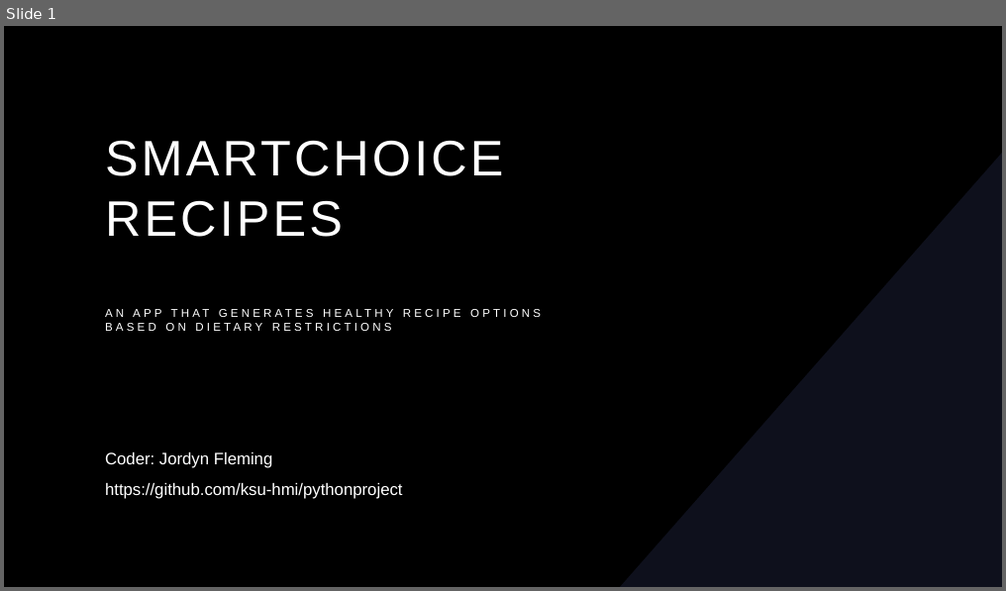
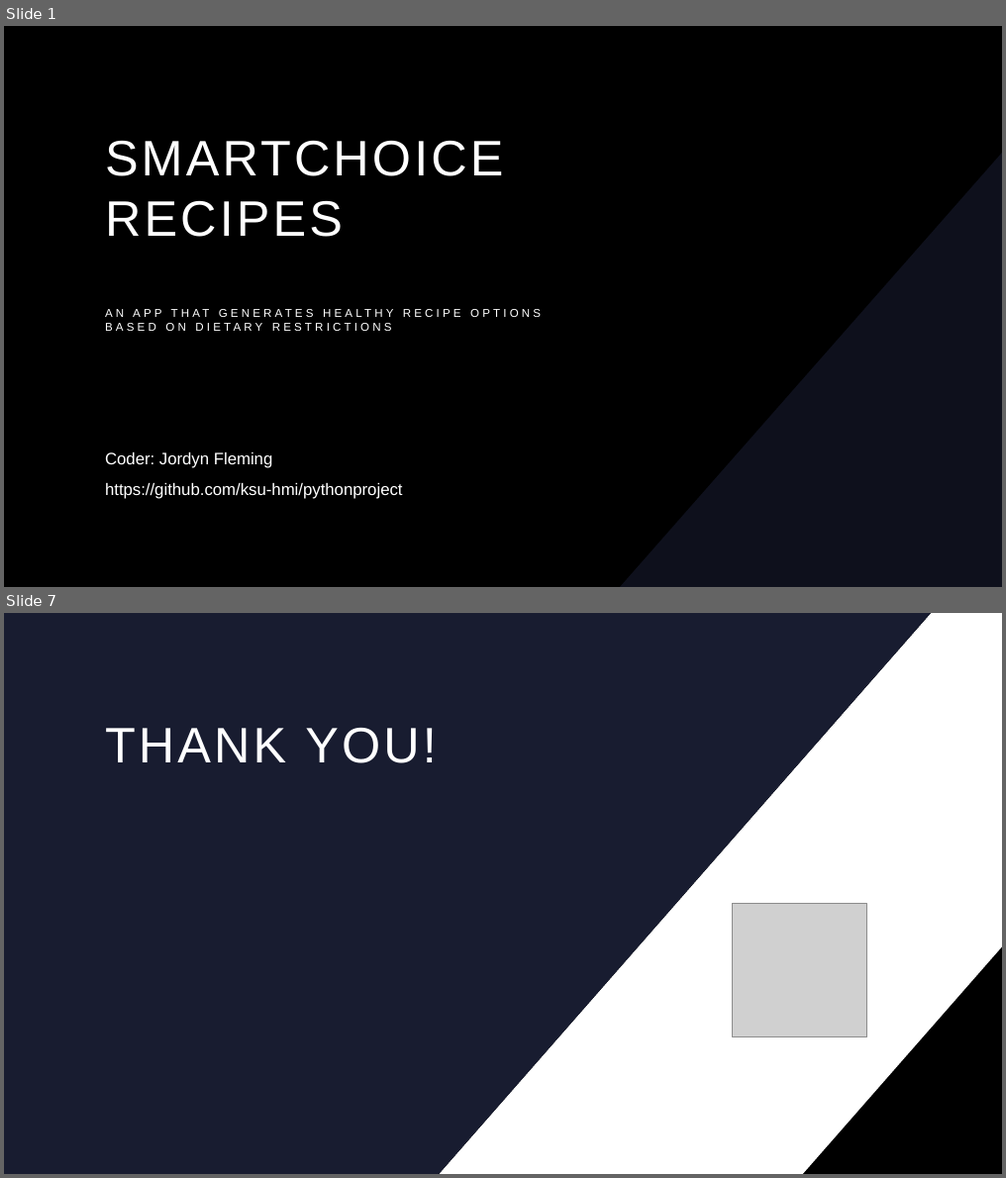
Before and after one commit to ksu-hmi/pythonproject, a slide deck: SmartChoiceRecipes.pptx. Shown one above the other, each under a label of ours: slide 1 before the commit, slides 1 and 7 after it; the slides between them are not shown. The pictures are 1006x591 and 1006x1178 pixels, drawn with LibreOffice and Linux fonts; fonts in the diff are those of the drawing; grey boxes stand for pictures; background and template pictures are left out. Boxes give left, top, right and bottom in pixels: in the first picture for what was removed or moved away, otherwise in the second. Text is boxed around its words. In the diff, an @@ line names an element or a change of style, - is before the commit and + after.

```diff
--- a/SmartChoiceRecipes.pptx
+++ b/SmartChoiceRecipes.pptx
@@ slide 7 added at [4, 613, 1002, 1174], background #000000 @@
@@ freeform shape added at [4, 613, 204, 842], fill #181C30 @@
@@ rectangle added at [4, 613, 1002, 1174], fill #000000 @@
@@ freeform shape added at [4, 613, 931, 1174], fill #181C30 @@
@@ freeform shape added at [439, 613, 1002, 1174], fill #FFFFFF @@
@@ freeform shape added at [440, 613, 1002, 1174], fill #181C30 @@
@@ title added at [105, 728, 436, 763], 48 pt, text #FFFFFF @@
+THANK YOU!
@@ picture added at [733, 903, 866, 1038] @@
@@ freeform shape added at [802, 947, 1002, 1174], fill #181C30 @@
```
Also in this commit, not shown: 5 other slides added.
